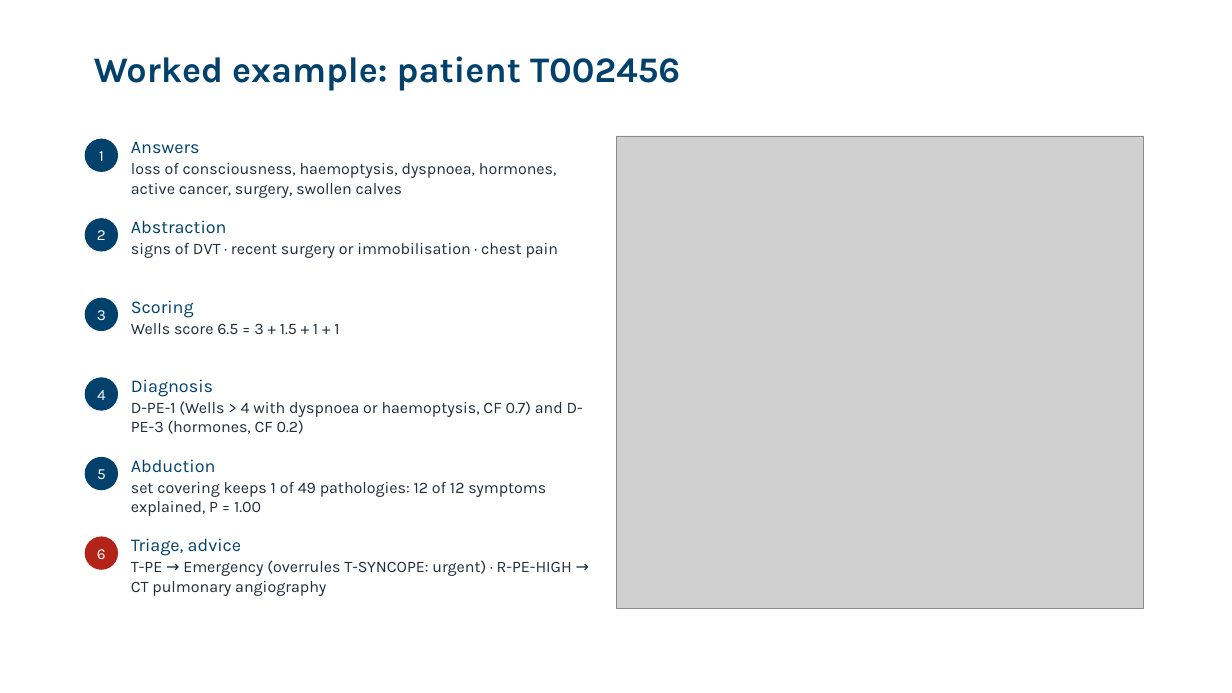
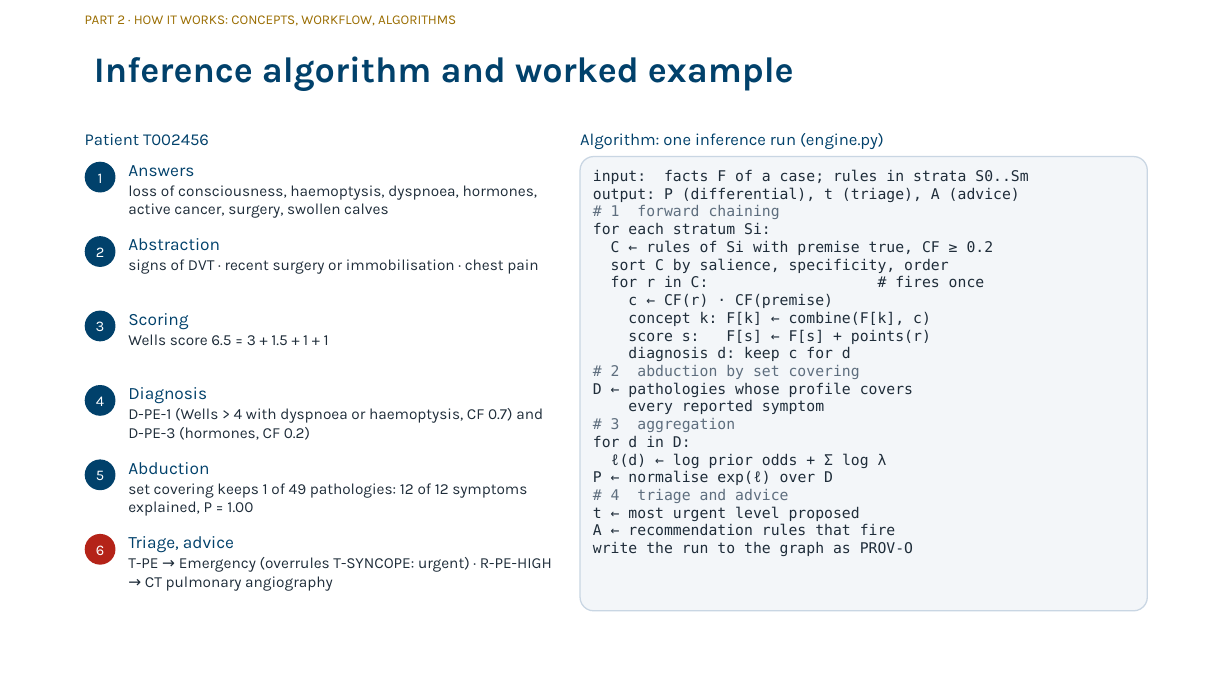
Before and after one commit to zidanarsyad/ddx-expert-system, a slide deck: slide 17 of docs/slides.pptx. Drawn at 1232x693 pixels with LibreOffice and Linux fonts; fonts in the diff are those of the drawing; grey boxes stand for pictures; background and template pictures are left out. Boxes give left, top, right and bottom in pixels: in the first picture for what was removed or moved away, otherwise in the second. Text is boxed around its words. In the diff, an @@ line names an element or a change of style, - is before the commit and + after.

```diff
--- a/docs/slides.pptx
+++ b/docs/slides.pptx
@@ text added at [85,15,456,26], 10.5 pt, text #9A6D00 @@
+PART 2 · HOW IT WORKS: CONCEPTS, WORKFLOW, ALGORITHMS
@@ title at [94,56,794,91]: text changed @@
-Worked example: patient T002456
+Inference algorithm and worked example
@@ text added at [85,133,209,146], 13 pt, text #01416B @@
+Patient T002456
@@ text added at [580,133,884,149], 13 pt, text #01416B @@
+Algorithm: one inference run (engine.py)
@@ picture removed at [617,136,1144,608] @@
@@ size 12 to 11.5 pt in 6 elements at [85,459,116,490], [85,534,116,565], [85,385,116,416], [85,311,116,341], [85,237,116,267], [85,162,116,192] @@
@@ ellipse "1": place and size @@
-ellipse "1" at [85,139,118,172]
+ellipse "1" at [85,162,116,192]
@@ text "Answers": place and size @@
-text "Answers" at [131,141,557,198]
+text "Answers" at [128,165,538,218]
@@ text "Answers" at [128,165,538,218]: size 14 to 13.5 pt in "Answers"; size 12.5 to 12 pt @@
@@ rounded rectangle added at [580,156,1148,611], fill #F3F6F9, outline #C9D6E3 1 pt @@
@@ text added at [593,169,1028,556], 11.5 pt, text #1F2D3A @@
+input: facts F of a case; rules in strata S0..Sm
+output: P (differential), t (triage), A (advice)
+# 1 forward chaining
+for each stratum Si:
+C ← rules of Si with premise true, CF ≥ 0.2
+sort C by salience, specificity, order
+for r in C: # fires once
+c ← CF(r) · CF(premise)
+concept k: F[k] ← combine(F[k], c)
+score s: F[s] ← F[s] + points(r)
+diagnosis d: keep c for d
+# 2 abduction by set covering
+D ← pathologies whose profile covers
+every reported symptom
+# 3 aggregation
+for d in D:
+ℓ(d) ← log prior odds + Σ log λ
+P ← normalise exp(ℓ) over D
+# 4 triage and advice
+t ← most urgent level proposed
+A ← recommendation rules that fire
+write the run to the graph as PROV-O
@@ ellipse "2": place and size @@
-ellipse "2" at [85,218,118,251]
+ellipse "2" at [85,237,116,267]
@@ text "Abstraction": place and size @@
-text "Abstraction" at [131,220,559,258]
+text "Abstraction" at [128,238,538,274]
@@ text "Abstraction" at [128,238,538,274]: size 14 to 13.5 pt in "Abstraction"; size 12.5 to 12 pt in "signs of DVT · recent surgery or ..." @@
@@ ellipse "3": place and size @@
-ellipse "3" at [85,298,118,331]
+ellipse "3" at [85,311,116,341]
@@ text "Scoring": place and size @@
-text "Scoring" at [131,300,339,334]
+text "Scoring" at [128,313,329,345]
@@ text "Scoring" at [128,313,329,345]: size 14 to 13.5 pt in "Scoring"; size 12.5 to 12 pt in "Wells score 6.5 = 3 + 1.5 ..." @@
@@ ellipse "4": place and size @@
-ellipse "4" at [85,377,118,410]
+ellipse "4" at [85,385,116,416]
@@ text "Diagnosis": place and size @@
-text "Diagnosis" at [131,379,583,434]
+text "Diagnosis" at [128,387,543,440]
@@ text "Diagnosis" at [128,387,543,440]: size 14 to 13.5 pt in "Diagnosis"; size 12.5 to 12 pt in "D-PE-1 (Wells > 4 with dyspnoea or ..." @@
@@ text "Abduction" at [128,462,527,516]: size 14 to 13.5 pt in "Abduction"; size 12.5 to 12 pt in "set covering keeps 1 of 49 pathologies: ..." @@
@@ ellipse "6": place and size @@
-ellipse "6" at [85,537,118,570]
+ellipse "6" at [85,534,116,565]
@@ text "Triage, advice" at [128,536,552,591]: size 14 to 13.5 pt in "Triage, advice"; size 12.5 to 12 pt in "T-PE → Emergency (overrules T-SYNCOPE: urgent) · ..." @@
```
Also in this commit, not shown: 22 other slides changed, 2 other files.
